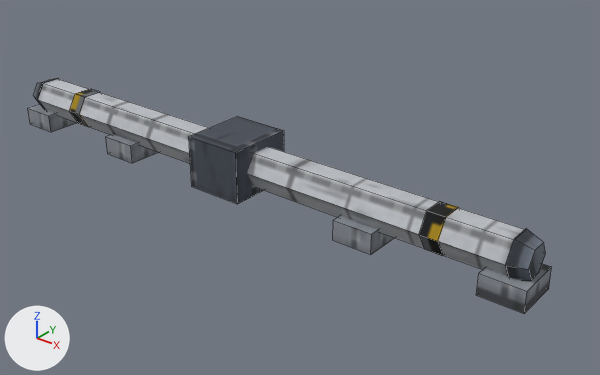
Before and after pictures for a commit that changed the OBJ model tenebris-rs/assets/models/ship_thrust_spar.obj.
Before and after are seen from a 50 mm lens placed at (5.05, -5.35, 3.24), pointed at (0.53, 0.3, -0.26). The lights are fixed; the arrows at lower left show +X, +Y and +Z. The first picture is the older version. Mesh edges are drawn as thin lines. Where no turn or scale is listed for an object, it has been applied to the vertices.

Names of what the first picture shows: 'caps', 'hardpoints', 'root', 'spar', 'stripe'.
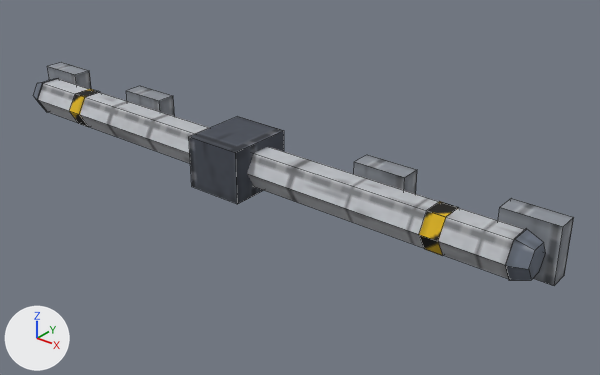
Patch to the scene script:
```diff
--- a/tenebris-rs/assets/models/ship_thrust_spar.obj.py
+++ b/tenebris-rs/assets/models/ship_thrust_spar.obj.py
@@ me_caps @@
 me_caps.from_pydata(...)  # 24 vertices, 16 faces; spans x -3.06..3.06, y -0.21..0.21, z -0.18..0.18
 # used by ob_caps; location = (0.0, 0.0, 0.0)
+# me_caps part 1: texture (UV) coordinates of 16 of 16 faces, centred in x -3.06..3.06, y -0.14..0.14, z -0.16..0.16, changed; they spanned u 0.31..0.81, v 0.24..0.28 and now span u 0.31..0.81, v 0.24..0.27
 me_caps.materials.append(mat_hull_dark)
@@ me_stripe @@
 me_stripe.from_pydata(...)  # 24 vertices, 16 faces; spans x -2.32..2.32, y -0.2..0.2, z -0.18..0.18
 # used by ob_stripe; location = (0.0, 0.0, 0.0)
+# me_stripe part 2: texture (UV) coordinates of 16 of 16 faces, centred in x -2.32..2.32, y -0.15..0.15, z -0.18..0.18, changed; they spanned u 0.01..0.52, v 0.18..0.21 and now span u 0.01..0.52, v 0.16..0.2
 me_stripe.materials.append(mat_hazard)
@@ me_mounts @@
+me_mounts.from_pydata(...)  # a box spanning x -1.77..-1.25, y 0.16..0.36, z -0.26..0.26; a box spanning x 1.25..1.77, y 0.16..0.36, z -0.26..0.26; a box spanning x -3.16..-2.64, y 0.16..0.36, z -0.26..0.26; a box spanning x 2.64..3.16, y 0.16..0.36, z -0.26..0.26
+me_mounts.materials.append(mat_steel)  # picture img_ship_thrust_spar_png
@@ ob_hardpoints @@
-ob_hardpoints = bpy.data.objects.new('hardpoints', me_hardpoints)
-ob_hardpoints.location = (0.0, 0.0, 0.0)
@@ ob_mounts @@
+ob_mounts = bpy.data.objects.new('mounts', me_mounts)
+ob_mounts.location = (0.0, 0.0, 0.0)
```

What differs and where, as boxes [x1, y1, x2, y2] in the pictures (600 x 375 px):
'mounts', added: after [47, 62, 574, 286]
'hardpoints', deleted: before [28, 104, 552, 314]
part 1 of me_caps, surface changed: [33, 78, 546, 280] in both
part 2 of me_stripe, surface changed: [70, 89, 459, 256] in both
